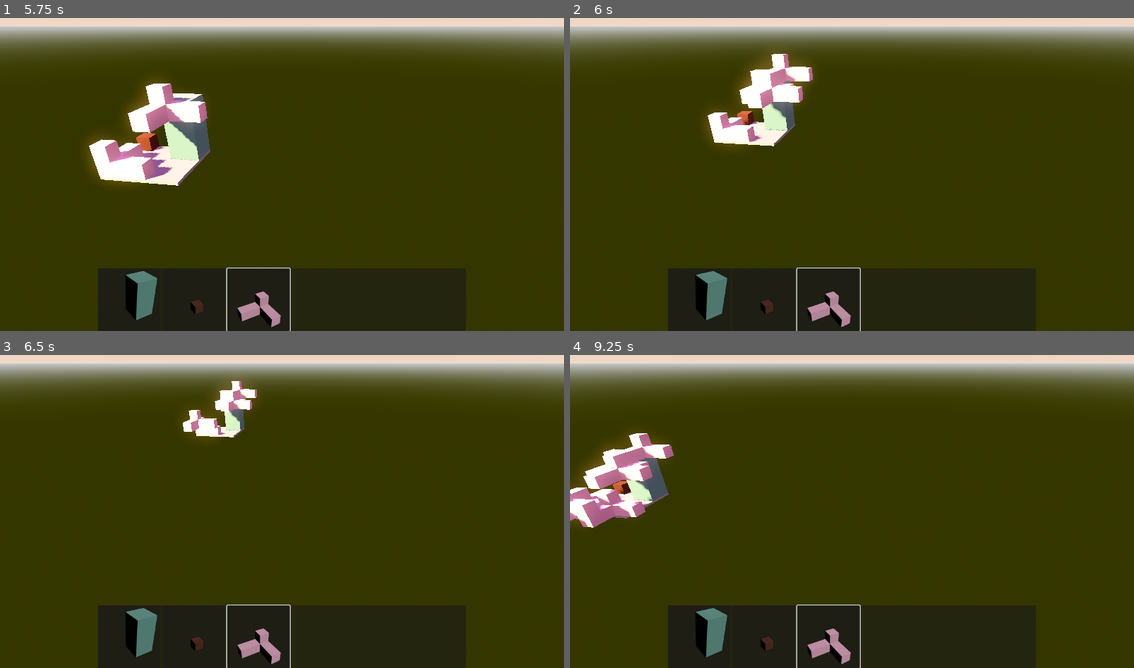
Above: before the commit, frames 1-4 (two rows, left to right).
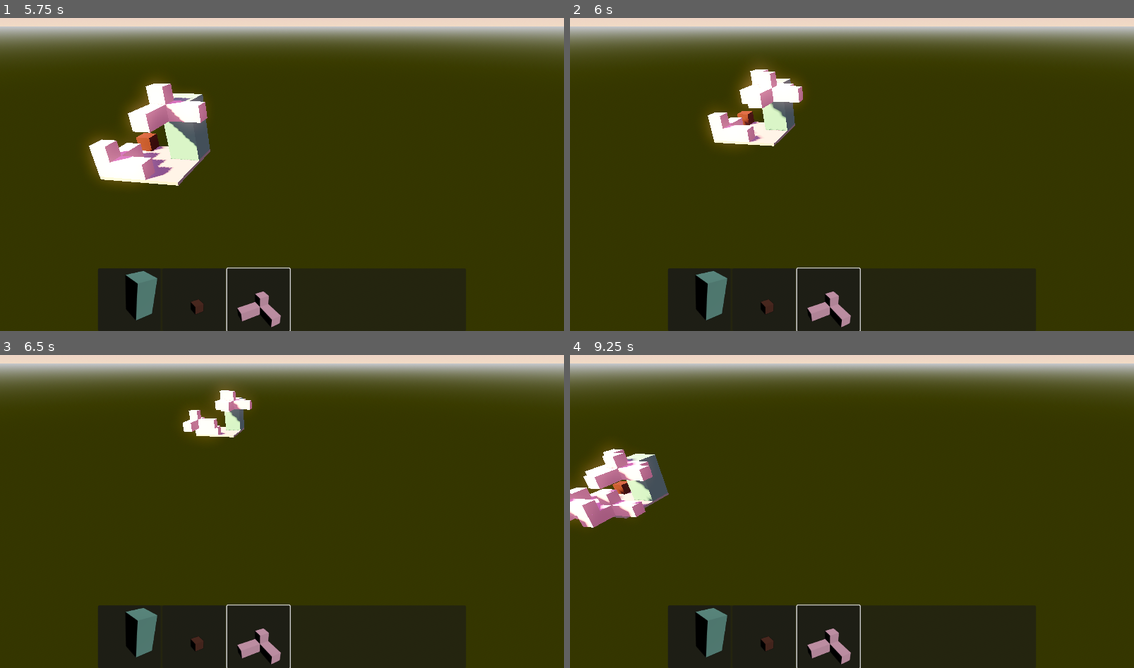
Above: after the commit, the same moments.

Repository: TomMurray/ld54
Game: Godot game, scene res://scenes/levels/test_level.tscn
Same seed, same stepped clock (60 frames per second), same inputs: the game is played once before the commit and once after it.
Inputs (mouse positions are in pixels of both pictures, inside the frame that each line leads up to):
- Up to frame 1 (5.75 s): click (129, 299) at 0.5 s; click (191, 299) at 1.27 s; click (259, 299) at 2.02 s; tap Enter at 2.75 s; move the mouse to (253, 237) at 2.77 s; press the mouse at (253, 237) at 2.78 s; hold W (move_forward) 2.78-3.5 s; release the mouse at (253, 237) at 3.5 s; drag from (451, 221) to (253, 237) at 3.52 s; tap Space at 4.25 s; move the mouse to (112, 124) at 4.27 s; hold A (move_left) 4.28-5 s; hold Q (rotate_anticlockwise) 4.28-5 s; click (112, 124) at 4.55 s; drag from (310, 171) to (112, 124) at 5.02 s
- Up to frame 2 (6 s): tap Enter at 5.75 s; move the mouse to (767, 93) at 5.77 s; hold S (move_backward) from 5.78 s (still down); hold Middle mouse button (rotate_drag) from 5.78 s (still down)
- Up to frame 3 (6.5 s): keep holding S (move_backward); keep holding Middle mouse button (rotate_drag); click (197, 430) at 6.05 s
- Up to frame 4 (9.25 s): release S (move_backward) at 6.5 s; release Middle mouse button (rotate_drag) at 6.5 s; drag from (976, 492) to (767, 430) at 6.52 s; tap Space at 7.25 s; move the mouse to (739, 524) at 7.27 s; press the mouse at (739, 524) at 7.28 s; hold W (move_forward) 7.28-8 s; tap Mouse wheel down (zoom_out) at 7.35 s; release the mouse at (739, 524) at 8 s; drag from (908, 439) to (739, 524) at 8.02 s; tap Enter at 8.75 s; move the mouse to (823, 574) at 8.77 s; press the mouse at (823, 574) at 8.78 s; hold D (move_right) from 8.78 s (still down)

Frame 1 is identical in both runs. In frame 2, 0.6% of the frame differs, in the area x 34-44%, y 11-22%; in frame 3, 0.2%; in frame 4, 0.6%, in the area x 7-19%, y 25-35%.

Commit message:
Minor adjustment to input setup

Diff:
--- a/project.godot
+++ b/project.godot
@@ -67,3 +67,8 @@
 "events": [Object(InputEventMouseButton,"resource_local_to_scene":false,"resource_name":"","device":-1,"window_id":0,"a …(253 unchanged characters)…
 ]
 }
+build={
+"deadzone": 0.5,
+"events": [Object(InputEventMouseButton,"resource_local_to_scene":false,"resource_name":"","device":-1,"window_id":0,"alt_pressed":false,"shift_pressed":false,"ctrl_pressed":false,"meta_pressed":false,"button_mask":0,"position":Vector2(0, 0),"global_position":Vector2(0, 0),"factor":1.0,"button_index":1,"canceled":false,"pressed":false,"double_click":false,"script":null)
+]
+}
--- a/scripts/builder.gd
+++ b/scripts/builder.gd
@@ -24,10 +24,10 @@
 	)
 	position = pos as Vector3
 
+# Feels ugly but...sure
 func _unhandled_input(event):
-	if event is InputEventMouseButton:
-		if (event as InputEventMouseButton).is_pressed():
-			try_build()
+	if event.is_action_pressed("build"):
+		try_build()
 
 func try_build():
 	if curr_inventory_index >= 0:
